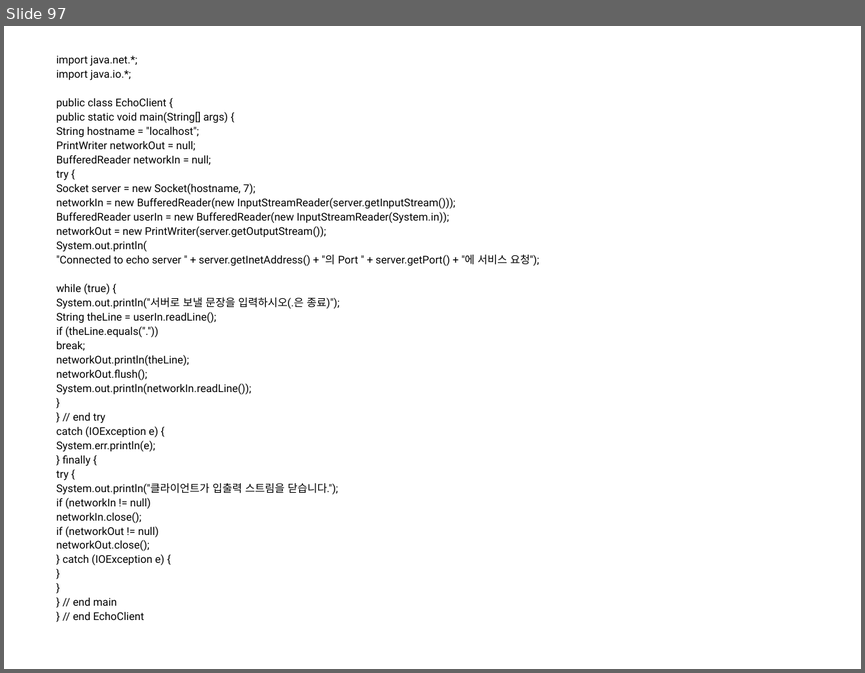
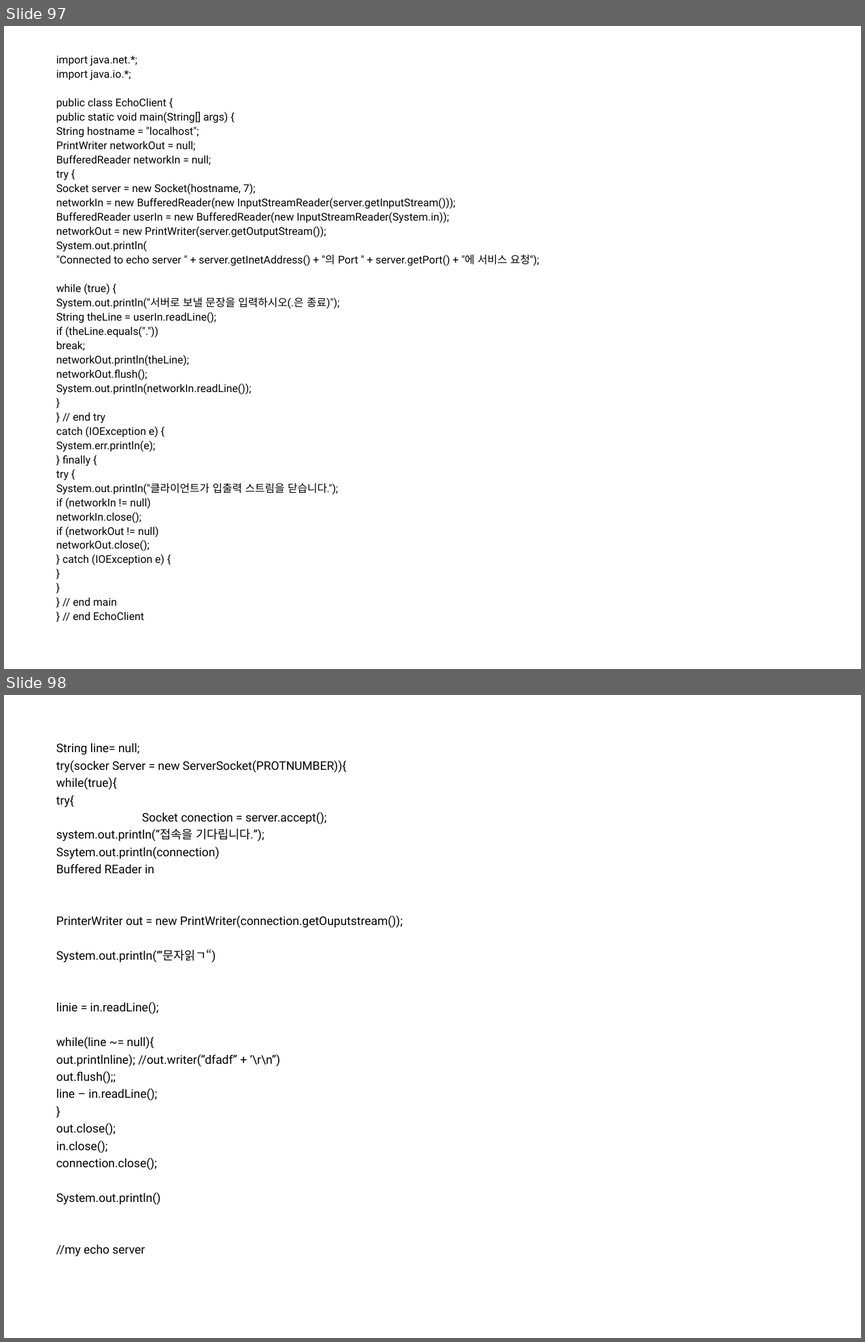
Before and after one commit to seleuchel/javaNetwork, a slide deck: ppt/167_chap08Socket.ppt. Shown one above the other, each under a label of ours: slide 97 before the commit, slides 97 and 98 after it. The pictures are 865x673 and 865x1342 pixels, drawn with LibreOffice and Linux fonts; fonts in the diff are those of the drawing; background and template pictures are left out. Boxes give left, top, right and bottom in pixels: in the first picture for what was removed or moved away, otherwise in the second. Text is boxed around its words. In the diff, an @@ line names an element or a change of style, - is before the commit and + after.

```diff
--- a/ppt/167_chap08Socket.ppt
+++ b/ppt/167_chap08Socket.ppt
@@ slide 98 added at [4,695,861,1338], background picture (left out) @@
@@ text added at [56,743,402,1256], 10 pt, text #000000 @@
+String line= null;
+try(socker Server = new ServerSocket(PROTNUMBER)){
+while(true){
+try{
+Socket conection = server.accept();
+system.out.println(“접속을 기다립니다.”);
+Ssytem.out.println(connection)
+Buffered REader in
+PrinterWriter out = new PrintWriter(connection.getOuputstream());
+System.out.println(‘”문자읽ㄱ“)
+linie = in.readLine();
+while(line ~= null){
+out.printlnline); //out.writer(“dfadf” + ‘\r\n”)
+out.flush();;
+line – in.readLine();
+}
+out.close();
+in.close();
+connection.close();
+System.out.println()
+//my echo server
```
Also in this commit, not shown: 2 other slides added, 4 other files.
